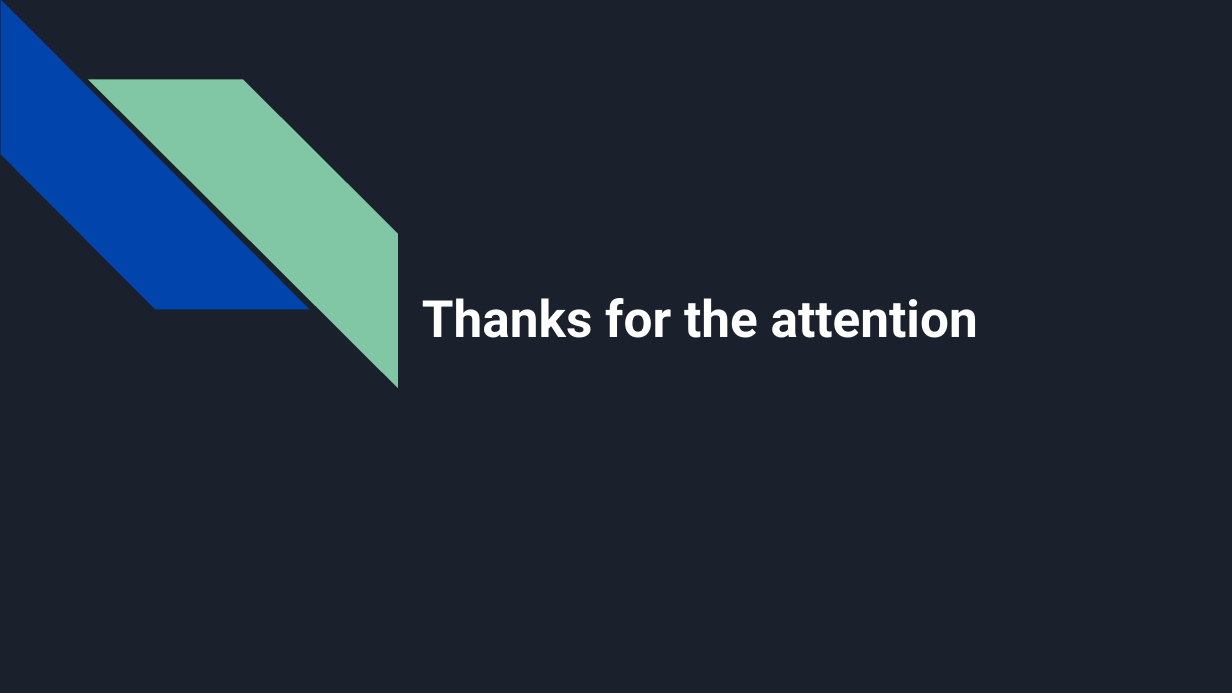
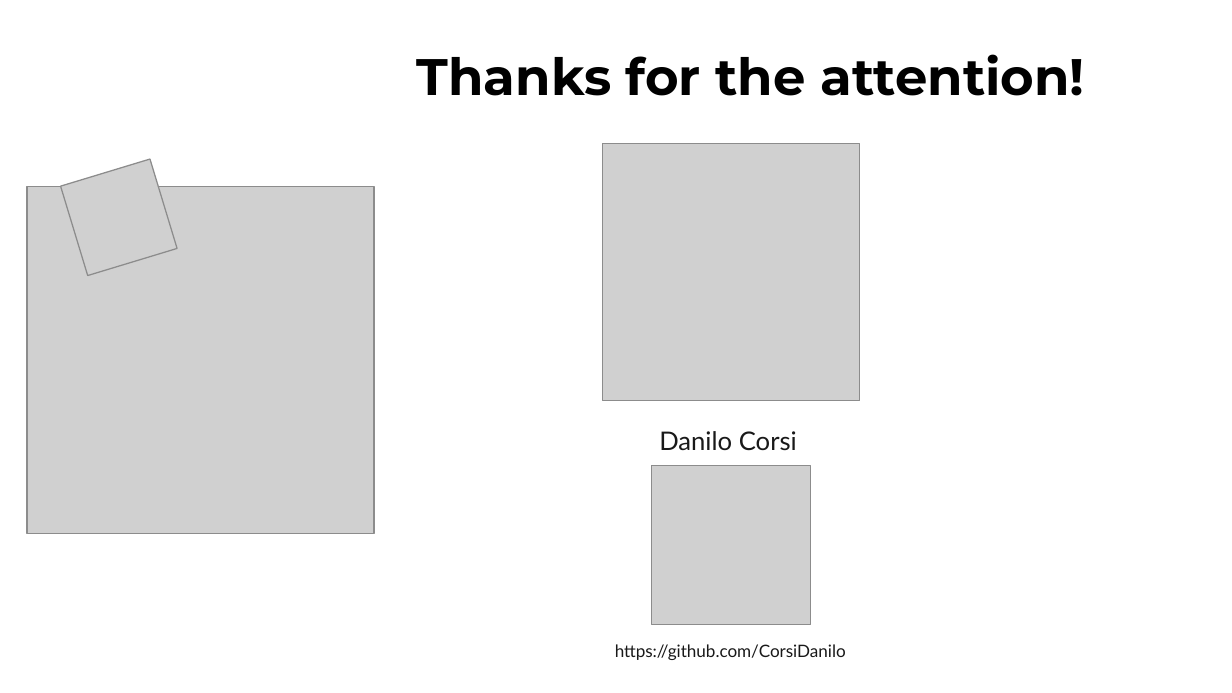
Before and after one commit to CorsiDanilo/bitcoin-price-prediction-with-pyspark, a slide deck: slide 30 of presentation/presentation.pptx (slide 25 before the commit). Drawn at 1232x693 pixels with LibreOffice and Linux fonts; fonts in the diff are those of the drawing; grey boxes stand for pictures. Boxes give left, top, right and bottom in pixels: in the first picture for what was removed or moved away, otherwise in the second. Text is boxed around its words. In the diff, an @@ line names an element or a change of style, - is before the commit and + after.

```diff
--- a/presentation/presentation.pptx
+++ b/presentation/presentation.pptx
@@ background #1B212C to #FFFFFF @@
@@ diag stripe removed at (1, 1, 311, 310) @@
@@ text at (417, 54, 1084, 96): text changed; font Roboto to Montserrat; text colour #FFFFFF to #000000 @@
-Thanks for the attention
+Thanks for the attention!
@@ diag stripe removed at (87, 79, 398, 388) @@
@@ picture added at (602, 144, 860, 402) @@
@@ picture added at (61, 158, 178, 275) @@
@@ picture added at (27, 187, 375, 535) @@
@@ text added at (659, 431, 797, 451), 15 pt, text #191919 @@
+Danilo Corsi
@@ picture added at (652, 466, 811, 625) @@
@@ text added at (615, 644, 846, 660), 10 pt, text #191919 @@
+https://github.com/CorsiDanilo
```
Also in this commit, not shown: 24 other slides changed, 5 slides added.
